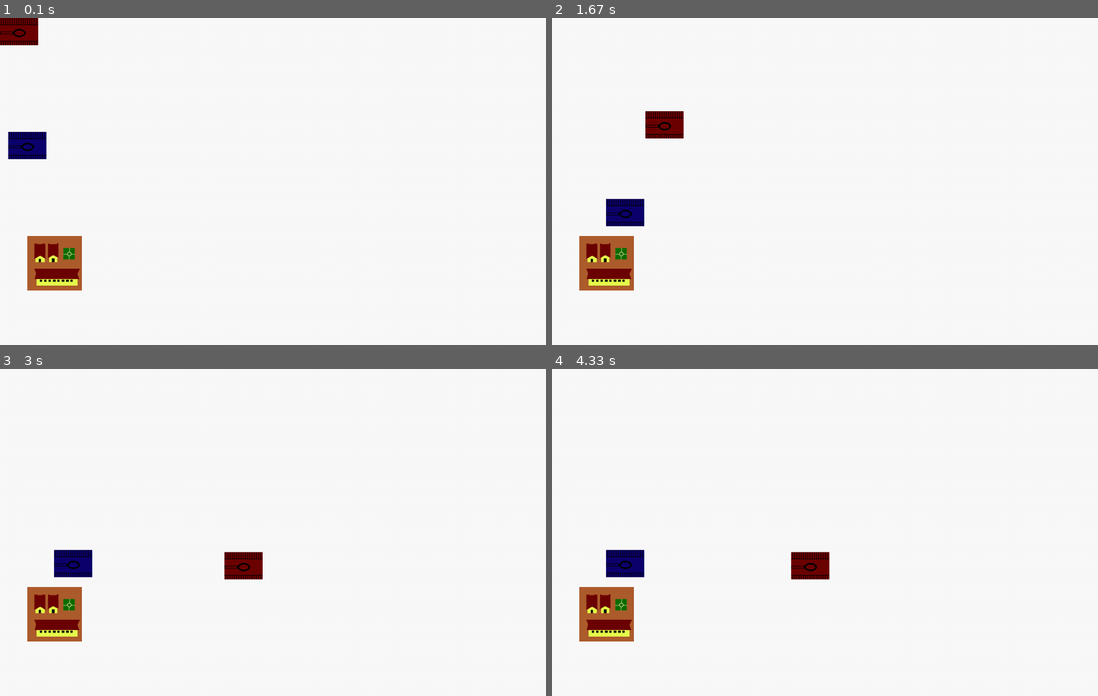
Above: before the commit, frames 1-4 (two rows, left to right).
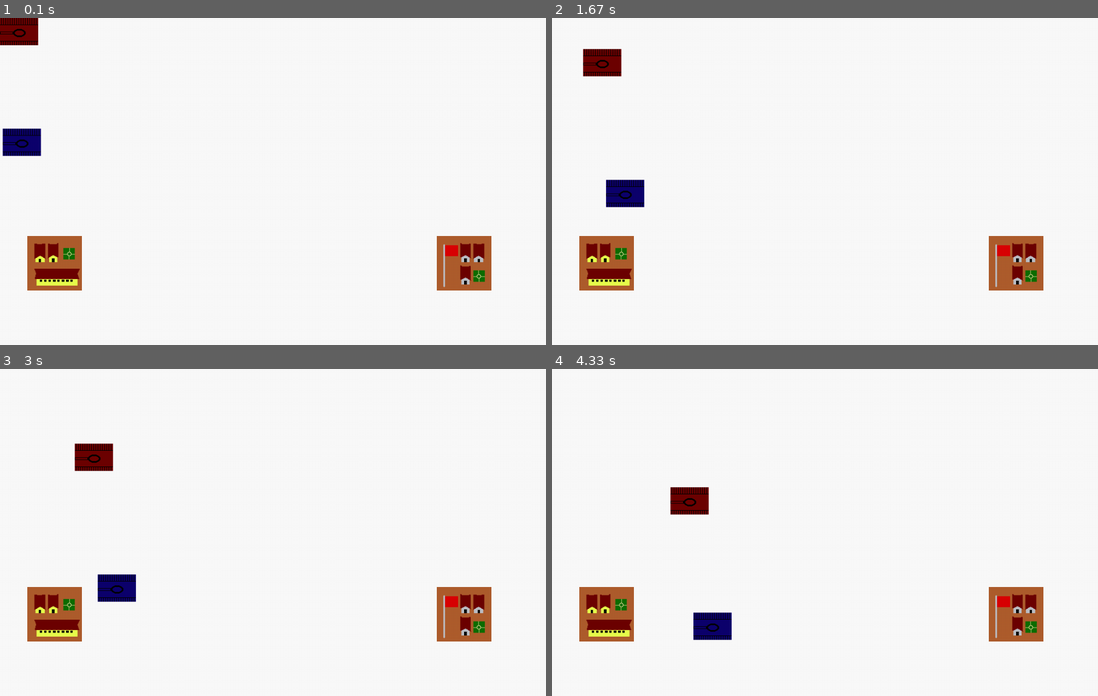
Above: after the commit, the same moments.

Repository: gamesketches/strataGem
Game: pygame game, started from main.py
Same seed, same stepped clock (60 frames per second), same inputs: the game is played once before the commit and once after it. The source is Python 2; it was converted automatically to run under Python 3.
Inputs (mouse positions are in pixels of both pictures, inside the frame that each line leads up to):
- Up to frame 1 (0.1 s): no input
- Up to frame 2 (1.67 s): click (568, 31) at 0.38 s; click (825, 201) at 0.72 s
- Up to frame 3 (3 s): no input
- Up to frame 4 (4.33 s): no input

The runs differ from the first frame. In frame 1, 2.2% of the frame differs, in the area x 0-90%, y 33-84%; in frame 2, 3.8%; in frame 3, 4.1%; in frame 4, 4.1%, in the area x 9-90%, y 36-84%.

Commit message:
Added in a base. Didn't quite get the functionality I wanted though

Diff:
--- a/main.py
+++ b/main.py
@@ -6,6 +6,8 @@
 
 main_dir = os.path.split(os.path.abspath(sys.argv[0]))[0]
 data_dir = os.path.join(main_dir, 'data')
+
+THESCREEN = None
 
 def load_image(name, colorkey=None):
     fullname = os.path.join(data_dir, name)
@@ -48,24 +50,45 @@
 
 class Town(pygame.sprite.Sprite):
     """towns that get attacked in the game, the big "moral choice" of the game is saving one"""
-    def __init__(self):
+    def __init__(self, playerControlled):
         pygame.sprite.Sprite.__init__(self)
-        self. hp = 20
-        self.image, self.rect = load_image("town.bmp")
+        self.hp = 20
+        self.flash = 0
+        self.damaged = False
+        self.playerControlled = playerControlled
+        if not playerControlled:
+            self.image, self.rect = load_image("town.bmp")
+        else:
+            self.image, self.rect = load_image("base.bmp")
+        self.flashSurface = pygame.Surface(self.rect.size)
+        self.flashSurface = self.flashSurface.convert()
+        self.flashSurface.fill((250,0,0))
         self.position = Point(self.rect.center[0], self.rect.center[1])
 
     def takeDamage(self, damage, aggressor):
         "Takes damage, ends game when it dies"
         self.hp -= damage
+        self.damaged = True
         print "Town is under attack"
         if self.hp <= 0:
-            pygame.quit()
+            self.kill()
+            if self.playerControlled:
+                pygame.quit()
         else:
             return False
 
     def update(self):
         self.position.x = self.rect.center[0]
         self.position.y = self.rect.center[1]
+        if self.damaged:
+            self.flash += 1
+            if self.flash >= 10:
+                self.damaged = False
+                self.flash = 0
+            else:
+                global THESCREEN
+                THESCREEN.blit(self.flashSurface, self.rect.topleft)
+
 
 
 class Tank(pygame.sprite.Sprite):
@@ -114,13 +137,13 @@
             targetPos = self.target
         moveBy = [0,0]
         if targetPos.x < self.rect.x and self.rect.x - targetPos.x > 3:
-            moveBy[0] = -3
+            moveBy[0] = -1
         elif targetPos.x > self.rect.x and targetPos.x - self.rect.x > 3:
-            moveBy[0] = 3
+            moveBy[0] = 1
         if targetPos.y < self.rect.y and self.rect.y - targetPos.y > 3:
-            moveBy[1] = -3
+            moveBy[1] = -1
         elif targetPos.y > self.rect.y and targetPos.y - self.rect.y > 3:
-            moveBy[1] = 3
+            moveBy[1] = 1
 
         self.rect = self.rect.move(moveBy[0], moveBy[1])
 
@@ -162,6 +185,8 @@
     pygame.init()
     screen = pygame.display.set_mode((1000, 600))
     pygame.display.set_caption('Strata Gem')
+    global THESCREEN
+    THESCREEN = screen
 
     #Create the background
     background = pygame.Surface(screen.get_size())
@@ -181,10 +206,12 @@
     tank = Tank(True)
     enemyTank = Tank(False)
     enemyTank.rect = enemyTank.rect.move(0,200)
-    town = Town()
+    town = Town(False)
+    base = Town(True)
     town.rect = town.rect.move(50, 400)
-    enemyTank.target = town
-    allsprites = pygame.sprite.Group(tank, enemyTank, town)
+    base.rect = base.rect.move(800, 400)
+    enemyTank.target = base
+    allsprites = pygame.sprite.Group(tank, enemyTank, town, base)
     clock = pygame.time.Clock()
 
     curSelected = None
--- a/setup.py
+++ b/setup.py
@@ -2,7 +2,7 @@
 import sys
 
 setup(
-      name="game.exe",
+      name="strataGem.exe",
       version="1.0",
       author="Sam Von Ehren",
       description="Copyright 2013",
Binary file added: data/base.bmp
Not shown, added: build/exe.win-amd64-2.7/SDL.dll
Not shown, added: build/exe.win-amd64-2.7/SDL_image.dll
Not shown, added: build/exe.win-amd64-2.7/SDL_mixer.dll
Not shown, added: build/exe.win-amd64-2.7/SDL_ttf.dll
Not shown, added: build/exe.win-amd64-2.7/_hashlib.pyd
Not shown, added: build/exe.win-amd64-2.7/bz2.pyd
Not shown, added: build/exe.win-amd64-2.7/data/base.bmp
Not shown, added: build/exe.win-amd64-2.7/data/enemyTank.bmp
Not shown, added: build/exe.win-amd64-2.7/data/tank.bmp
Not shown, added: build/exe.win-amd64-2.7/data/town.bmp
Not shown, added: build/exe.win-amd64-2.7/library.zip
(and 39 more such lines)
